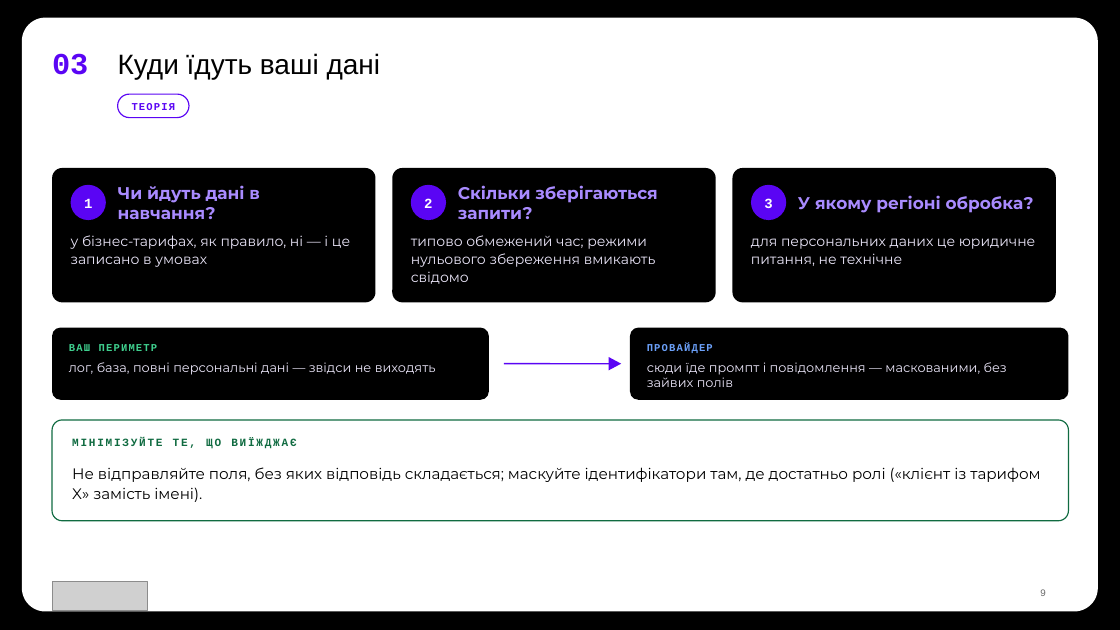
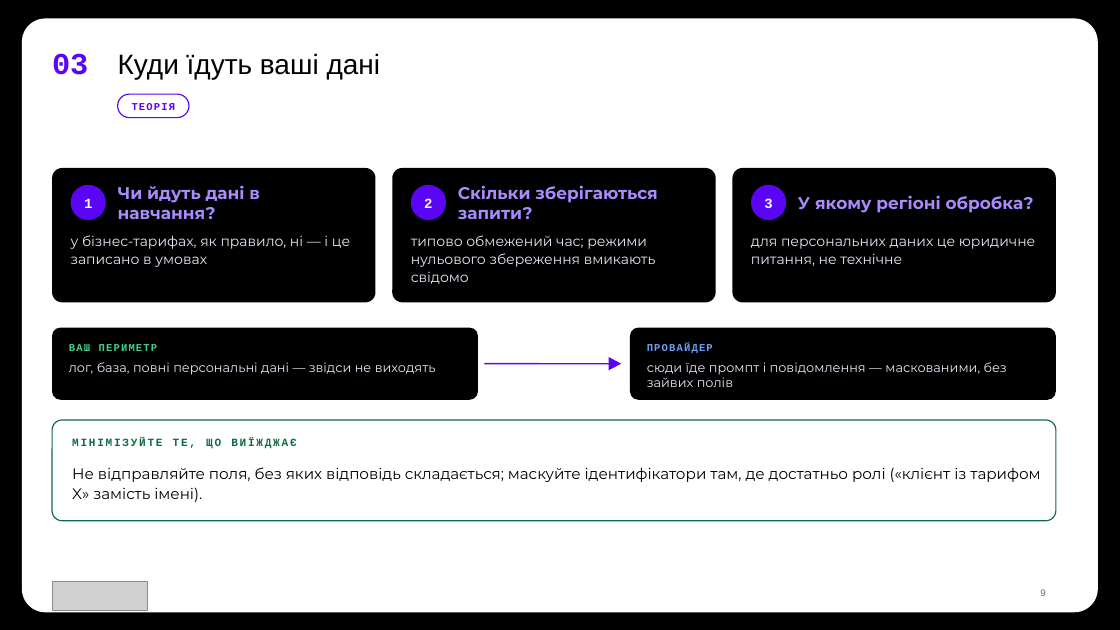
Before and after one commit to TarasFedorenkoFTV/llmops-bootcamp, a slide deck: slide 9 of docs/decks/L08.pptx. Drawn at 1120x630 pixels with LibreOffice and Linux fonts; fonts in the diff are those of the drawing; grey boxes stand for pictures; background and template pictures are left out. Boxes give left, top, right and bottom in pixels: in the first picture for what was removed or moved away, otherwise in the second. Text is boxed around its words. In the diff, an @@ line names an element or a change of style, - is before the commit and + after.

```diff
--- a/docs/decks/L08.pptx
+++ b/docs/decks/L08.pptx
@@ rounded rectangle: place and size @@
-rounded rectangle at [52, 328, 489, 400]
+rounded rectangle at [52, 328, 478, 400]
@@ rounded rectangle: place and size @@
-rounded rectangle at [630, 328, 1069, 400]
+rounded rectangle at [630, 328, 1056, 400]
@@ line moved from (504, 364) - (612, 364) to (485, 364) - (612, 364) @@
@@ rounded rectangle: place and size @@
-rounded rectangle at [52, 420, 1069, 521]
+rounded rectangle at [52, 420, 1056, 521]
```
Also in this commit, not shown: 5 other slides changed, 11 other files.
